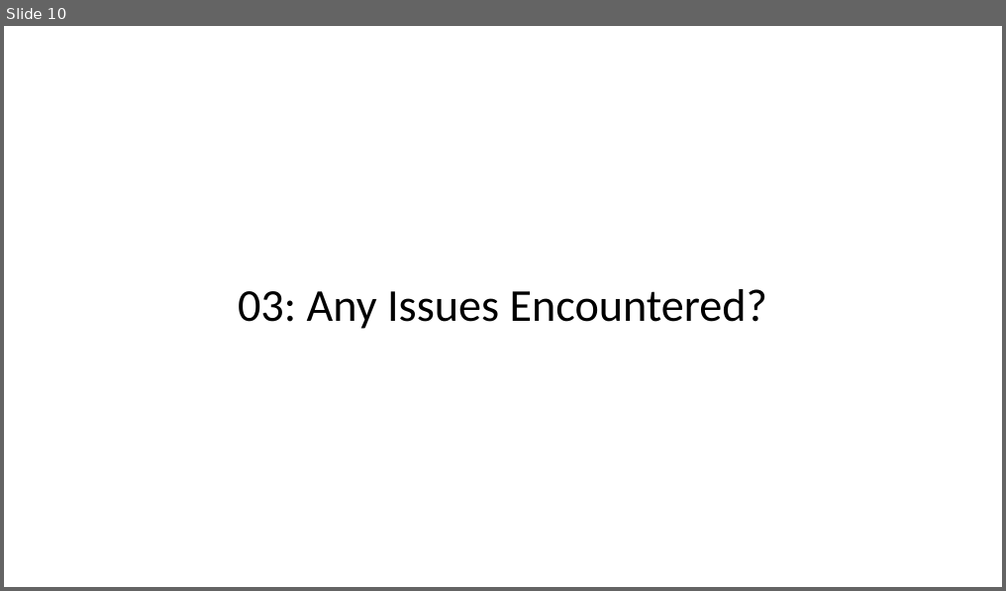
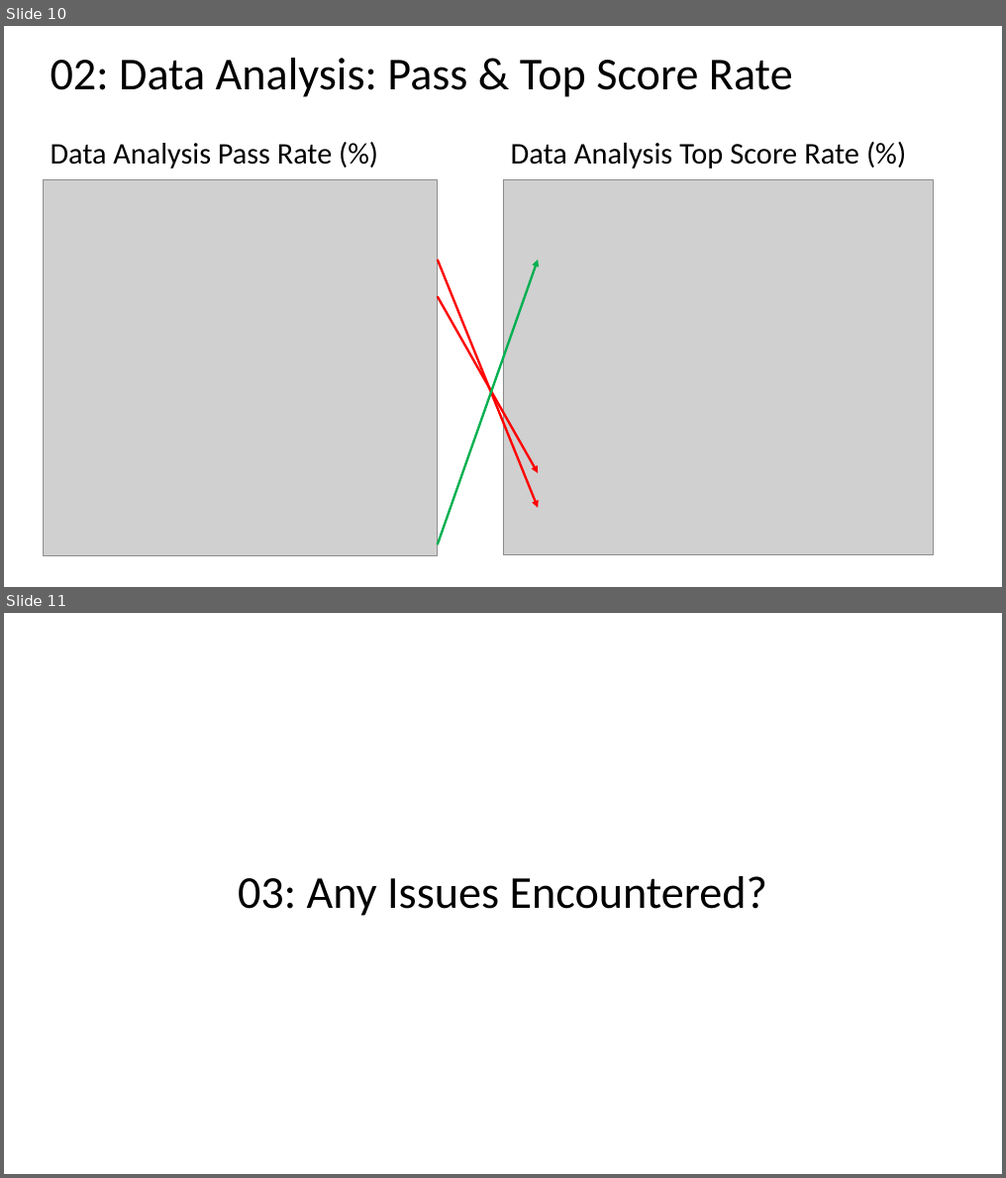
Before and after one commit to kanghinlee/interview_prep, a slide deck: pearson_edu_presentation/Pearson_edu_presentation.pptx. Shown one above the other, each under a label of ours: slide 10 before the commit, slides 10 and 11 after it. The pictures are 1006x591 and 1006x1178 pixels, drawn with LibreOffice and Linux fonts; fonts in the diff are those of the drawing; grey boxes stand for pictures. Boxes give left, top, right and bottom in pixels: in the first picture for what was removed or moved away, otherwise in the second. Text is boxed around its words. In the diff, an @@ line names an element or a change of style, - is before the commit and + after.

```diff
--- a/pearson_edu_presentation/Pearson_edu_presentation.pptx
+++ b/pearson_edu_presentation/Pearson_edu_presentation.pptx
@@ slide 10 added at box(4, 26, 1002, 587), background #FFFFFF @@
@@ text added at box(51, 58, 793, 97), 44 pt, text #000000 @@
+02: Data Analysis: Pass & Top Score Rate
@@ title added at box(51, 143, 332, 169), 28.8 pt, text #000000 @@
+Data Analysis Pass Rate (%)
@@ text added at box(511, 143, 859, 169), 29 pt, text #000000 @@
+Data Analysis Top Score Rate (%)
@@ picture added at box(43, 180, 438, 556) @@
@@ picture added at box(503, 180, 934, 556) @@
@@ arrow added from (438, 260) to (538, 508), #FF0000 2.25 pt @@
@@ arrow added from (438, 545) to (538, 260), #00B050 2.25 pt @@
@@ arrow added from (438, 297) to (538, 473), #FF0000 2.25 pt @@
@@ what was slide 10 is now slide 11 @@
```
Also in this commit, not shown: 5 slides changed, 1 other slide added, 2 other files.
